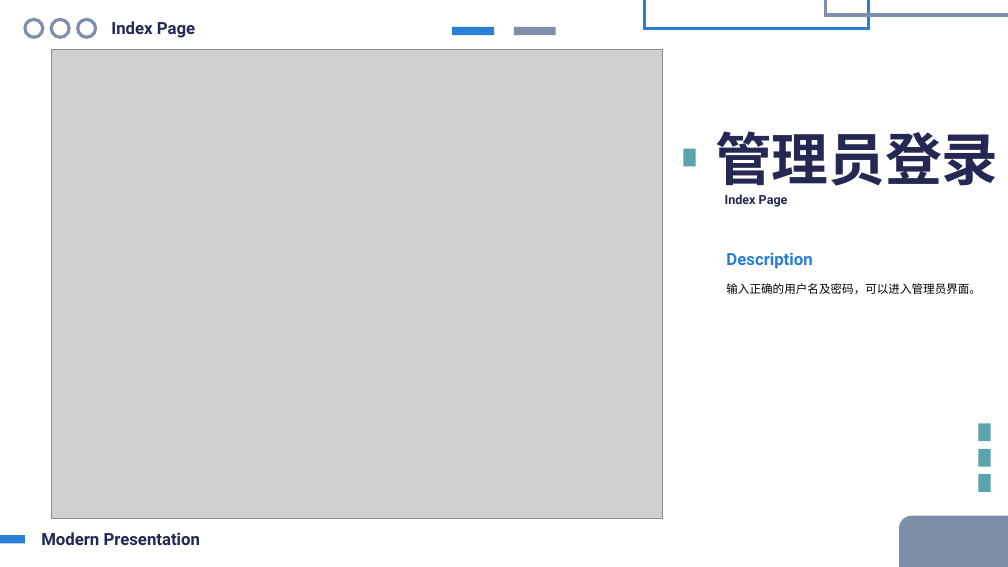
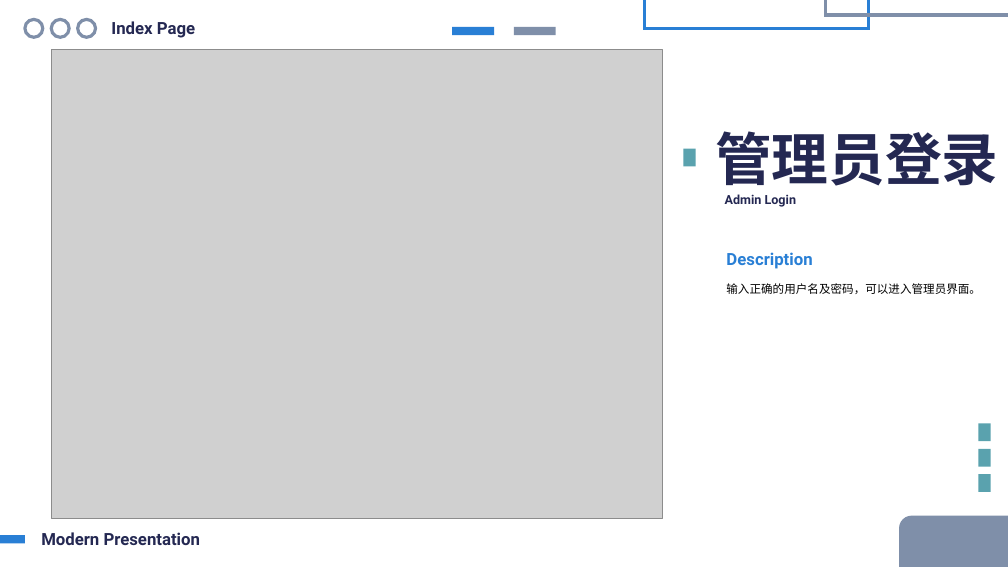
Before and after one commit to HoshiMeisa/Question-Drawing-System, a slide deck: slide 7 of ThesisDefense.pptx. Drawn at 1008x567 pixels with LibreOffice and Linux fonts; fonts in the diff are those of the drawing; grey boxes stand for pictures. Boxes give left, top, right and bottom in pixels: in the first picture for what was removed or moved away, otherwise in the second. Text is boxed around its words. In the diff, an @@ line names an element or a change of style, - is before the commit and + after.

```diff
--- a/ThesisDefense.pptx
+++ b/ThesisDefense.pptx
@@ text at [725, 194, 797, 207]: text changed @@
-Index Page
+Admin Login
```
Also in this commit, not shown: 5 other slides changed, 3 slides added, 1 slide removed, 3 other files.
